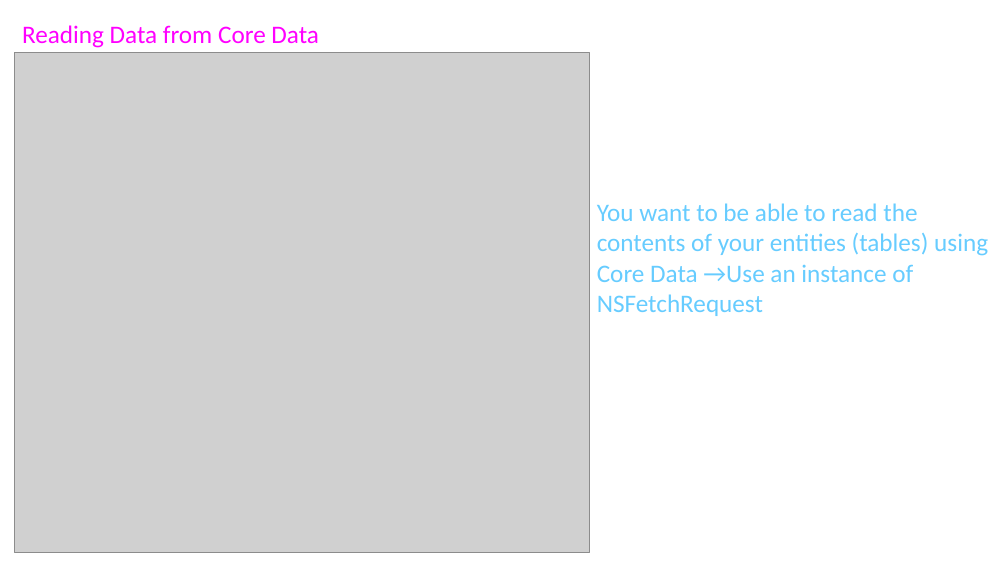
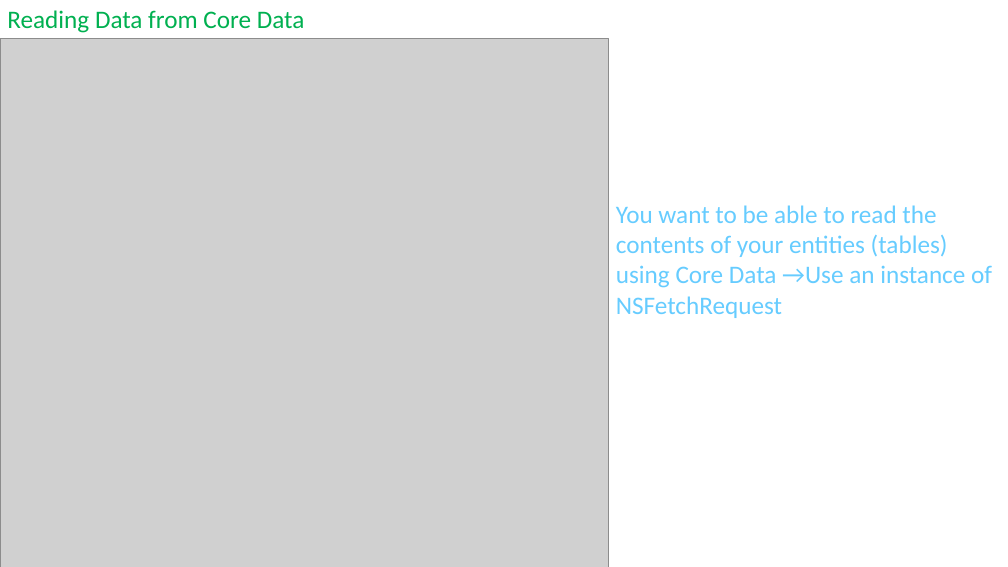
Before and after one commit to aminhngn/Course_Mobile_IOS, a slide deck: slide 39 of course/IOS_Module_03_core_data.pptx. Drawn at 1008x567 pixels with LibreOffice and Linux fonts; fonts in the diff are those of the drawing; grey boxes stand for pictures. Boxes give left, top, right and bottom in pixels: in the first picture for what was removed or moved away, otherwise in the second. Text is boxed around its words. In the diff, an @@ line names an element or a change of style, - is before the commit and + after.

```diff
--- a/course/IOS_Module_03_core_data.pptx
+++ b/course/IOS_Module_03_core_data.pptx
@@ text "Reading Data from Core Data": place and size @@
-text "Reading Data from Core Data" at <box>22,25,319,48</box>
+text "Reading Data from Core Data" at <box>7,10,305,33</box>
@@ text "Reading Data from Core Data" at <box>7,10,305,33</box>: text colour #FF00FF to #00B050 @@
@@ picture: place and size @@
-picture at <box>14,53,589,553</box>
+picture at <box>0,38,609,567</box>
@@ text "You want to be able ..." rewrapped from <box>597,203,988,316</box> to <box>616,205,992,318</box> @@
```
Also in this commit, not shown: 9 other slides changed, 4 slides added, 4 slides removed, 1 other file.
